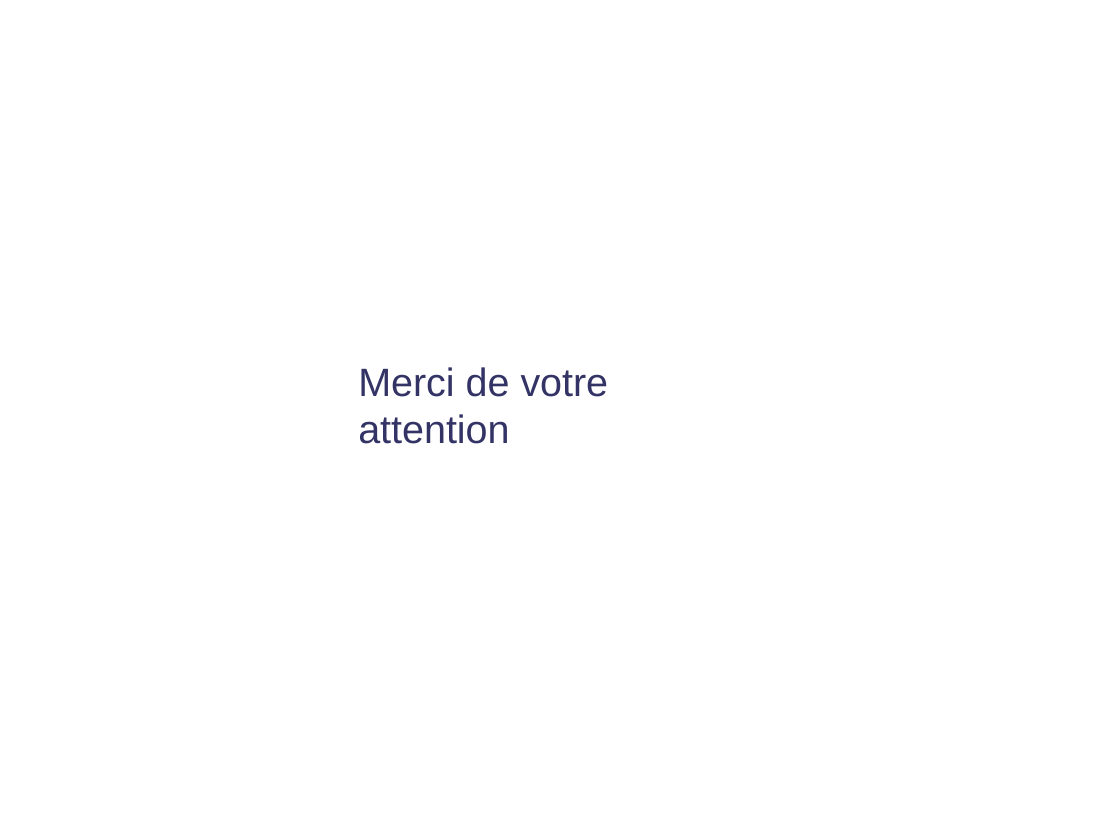
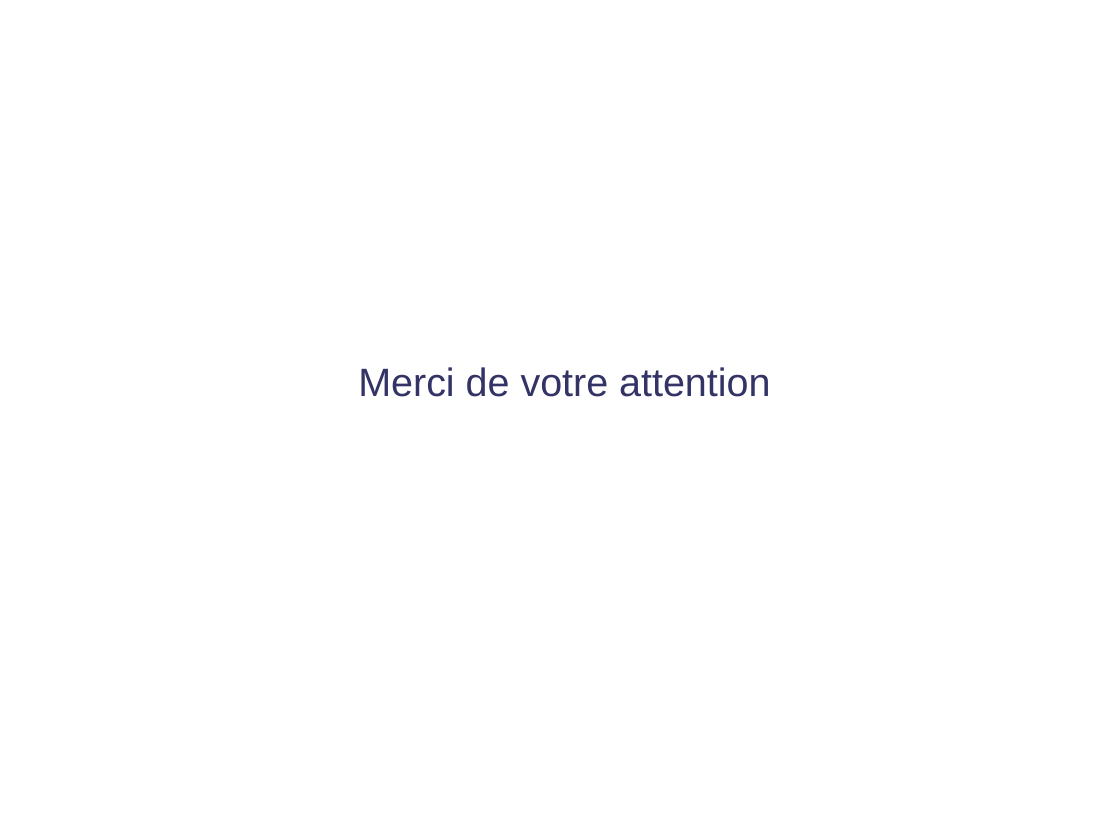
Before and after one commit to NikaAb/Projet-REGULON-GNOM, a slide deck: slide 15 of Presentation/Projet_Regulon_presentation [Repaired].odp. Drawn at 1120x840 pixels with LibreOffice and Linux fonts; fonts in the diff are those of the drawing. Boxes give left, top, right and bottom in pixels: in the first picture for what was removed or moved away, otherwise in the second. Text is boxed around its words. In the diff, an @@ line names an element or a change of style, - is before the commit and + after.

```diff
--- a/Presentation/Projet_Regulon_presentation [Repaired].odp
+++ b/Presentation/Projet_Regulon_presentation [Repaired].odp
@@ text "Merci de votre attention" rewrapped from [358,367,609,444] to [358,367,770,397] @@
```
Also in this commit, not shown: 7 other slides changed, 1 slide added, 1 slide removed, 2 other files.
